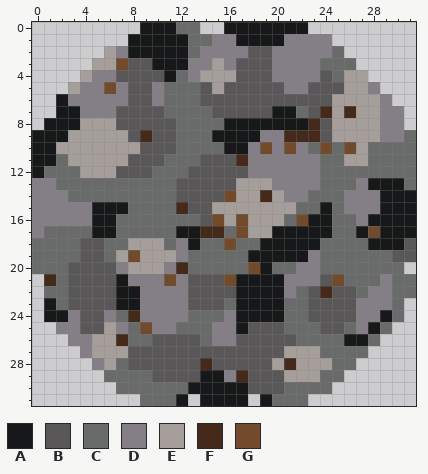
Edited in one commit: pixel-art sprite (data/textures/asteroidCircular.png). Above: the version before the commit.
The file is 32x32 pixels.
Palette (. is transparent): A #171819  B #595757  C #696a6a  D #847e87  E #a69e9a  F #452a1b  G #724b2c
Pixels before, first column x 0:
 0 .........AAACC..AAAAAAA.........
 1 ........AAAAACCDDAAAADDDD.......
 2 ......EDAAAAACDDDDBBDDDDDC......
 3 .....EEGBBAAADDEDBBBDDDDCCC.....
 4 ....EDDBBBBACDEEEBBBDDDDBCEE....
 5 ...EDDGDBBDCCCBEBBBBBDDBBBEED...
 6 ..ADDDDDBBDCCCBBBBBBBBBBBEEEED..
 7 ..AADDDBBBBCCCCBBBBBAACBFEFEEDD.
 8 .AAAEEEBBBBBCCCCAAAAAAAFBEEEEDD.
 9 AAAEEEEEBFBBCCCAAAADDFFFBEEEEDDC
10 AAEEEEEEEBBBCCCCAADGDGDCGCGECCCC
11 AACEEEEEBBBCCCBBBFDDDDDDCCEECCCC
12 ACCCEEEBBBCCCBBBBBDDDDDDCCCCCCCC
13 DDCCCCCCCCCCBBBBBEEEDDDDCCCDAAAC
14 DDDCCCCCCCCCBBBBGEEFEDDCCCDDDAAA
15 DDDDDAAACCCCFBBEEEEEEECCACDDDAAA
16 DDDDDAACCCCCCCBGEGEEECGAACCDAAAA
17 DCCCCAACCCCCAAFFCGEEAAAAACCAGAAA
18 CCCCBBCCEEECDACCGCCAAAAACCCCAAAB
19 CCCCBBCEGEEEDCCCCCAAAAADCCCCCCBB
20 CCCBBBBDEEEDFCCCCCGACCDDCCCCCCC.
21 .FCBBBBADDDGDBBBGAAAADDDBGCCCDCC
22 .CCBBBBAADDDDBBBBAAAADCBFBBCDDCC
23 .ACBBBBAADDDDBBBCAAAACCBBBBDDDC.
24 .AADBBDCFDDDDCCCDAAAACCBBBBDDAC.
25 ..DDBBEDCGDDCCCDDABBBCCCBBCDAC..
26 ...DDEEFCCBBBBCDDBBBBBCCCCAAC...
27 ....DEEEBBBBBBBBBBBBBEEECCCC....
28 .....DECBBBBBBFBBBBBEFEEECC.....
29 ......CCCCBBBBAADFBBBEEECC......
30 .......CCCCCCAAAAABBBCCCC.......
31 .........CCCA.AAAA.ACCC.........
New version:
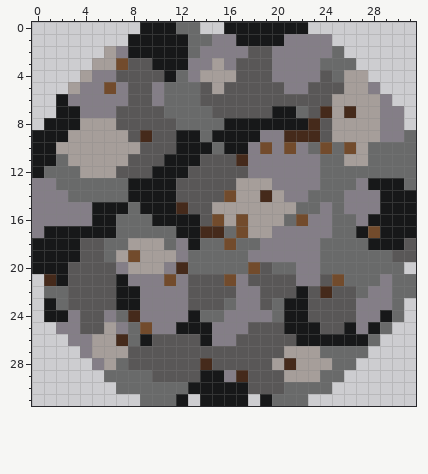
Change:
y 9: x 12..13 CC -> AA
y 10: x 12..14 CCC -> AAA
y 11: x 11..13 CCC -> AAA
y 12: x 10..12 CCC -> AAA
y 13..14: x 8..11 CCCC -> AAAA
y 15: x 9..11 CCC -> AAA; x 24 A -> D
y 16: x 10..13 CCCC -> AAAA; x 23..24 AA -> DD
y 17: x 1..4 CCCC -> AAAA; x 20..24 AAAAA -> DDDDD
y 18: x 0..3 CCCC -> AAAA; x 19..23 AAAAA -> DDDDD
y 19: x 0..3 CCCC -> AAAA; x 18..22 AAAAA -> DDDDD
y 20: x 0..2 CCC -> AAA; x 19 A -> B
y 21: x 2 C -> A; x 17..21 AAAAD -> DBBBB
y 22: x 17..22 AAAADC -> DDBBBA
y 23: x 17..22 AAAACC -> DDBCAA
y 24: x 13 C -> A; x 17..22 AAAACC -> DDDCAA
y 25: x 12..14 CCC -> AAA; x 17 A -> D; x 21..23 CCC -> AAA; x 26 C -> A
y 26: x 9 C -> A; x 14 C -> A; x 22..25 CCCC -> AAAA
Boxes around the changes in both pictures, in picture pixels (x1, y1, x2, y2):
changed: (32, 130, 356, 346)
